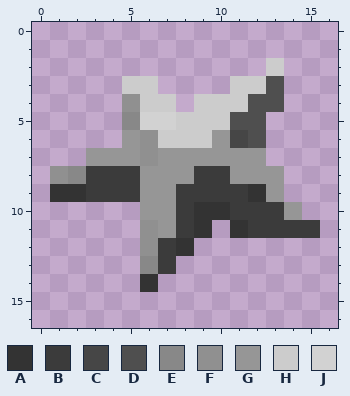
One commit to this pixel-art sprite: ImagesFolder/Tag.png. Above: the version before the commit.
The file is 17x17 pixels. Colours within 5 levels of each other are drawn and written as one.
Palette (. is transparent): A #333333  B #3b3b3b  C #464646  D #4f4f4f  E #888888  F #909090  G #969696  H #cccccc  J #d2d2d2
Now the later version:
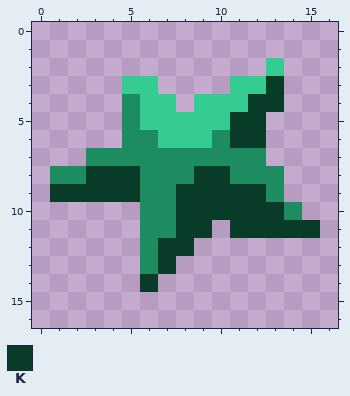
Colours new in this view: K #083c28
Difference:
colour G: #969696 -> #1e8c61
colour H: #cccccc -> #35cc91
Changed rows in their new state; - is a pixel that keeps its letter.
first column x 1:
 3 ------------K--
 4 ----G------KK--
 5 ----GHH---KK---
 6 -----G----KK---
 7 -----G---------
 8 GGKKK---KK-----
 9 KKKKK--KKKKK---
10 -------KKKKKK--
11 -----G-KK-KKKKK
12 -----GKK-------
13 -----GK--------
14 -----K---------
Changed places in both pictures, as pixel boxes (x1, y1, x2, y2):
changed: (50, 58, 320, 292)
